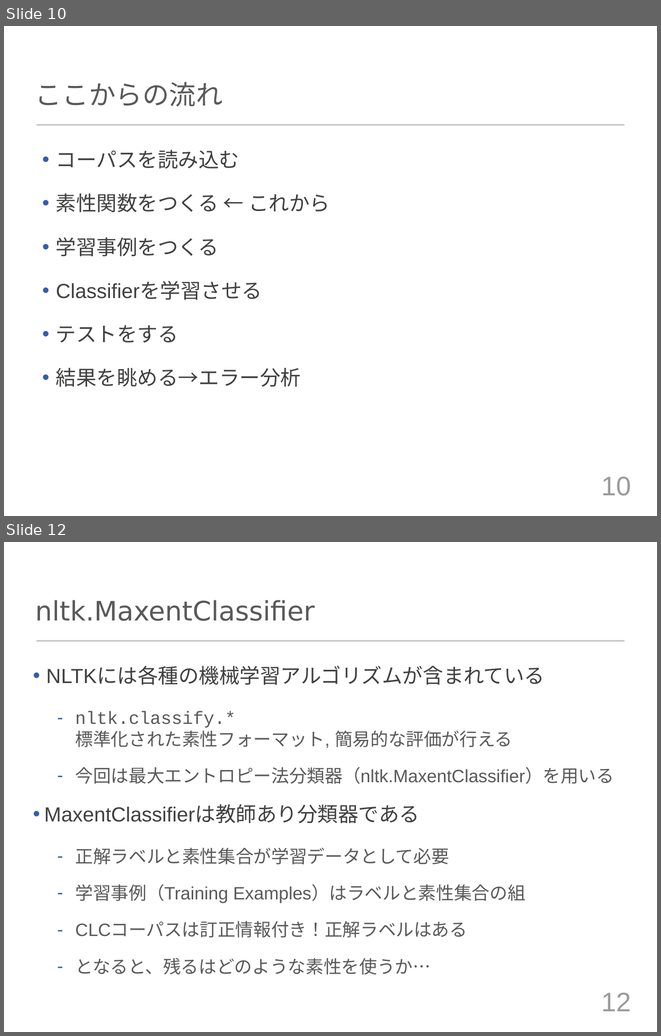
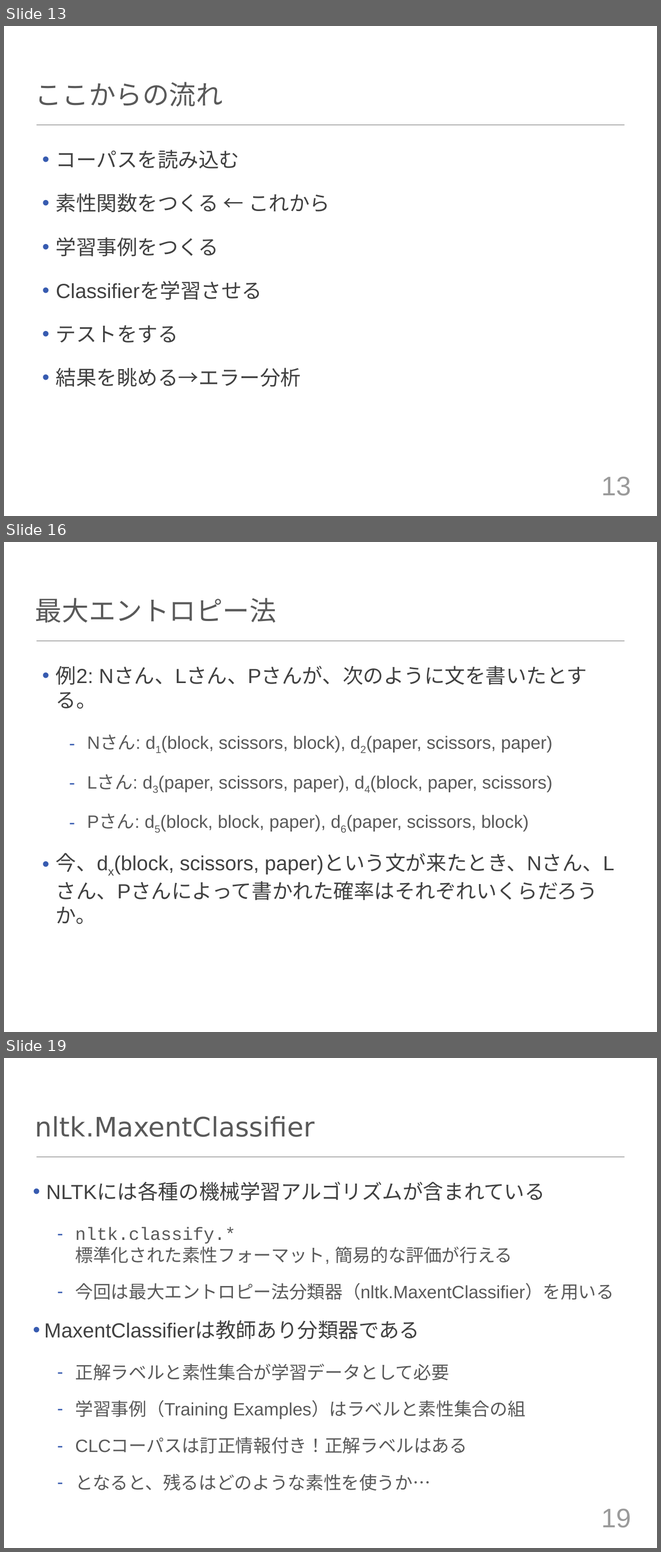
Before and after one commit to tuxedocat/ss2012, a slide deck: ss2012_slide.pptx. Shown one above the other, each under a label of ours: slides 10 and 12 before the commit, slides 13, 16 and 19 after it; the slides between them are not shown. The pictures are 661x1036 and 661x1552 pixels, drawn with LibreOffice and Linux fonts; fonts in the diff are those of the drawing. Boxes give left, top, right and bottom in pixels: in the first picture for what was removed or moved away, otherwise in the second. Text is boxed around its words. In the diff, an @@ line names an element or a change of style, - is before the commit and + after.

```diff
--- a/ss2012_slide.pptx
+++ b/ss2012_slide.pptx
@@ slide 16 added at bbox=[4, 542, 657, 1032], background #FFFFFF; not listed: 1 template element that a slide beside it also shows @@
@@ title added at bbox=[35, 598, 276, 623], 42 pt, text #595959 @@
+最大エントロピー法
@@ text added at bbox=[56, 666, 615, 924], 28 pt, text #595959 @@
+• 例2: Nさん、Lさん、Pさんが、次のように文を書いたとする。
+  – Nさん: d1(block, scissors, block), d2(paper, scissors, paper)
+  – Lさん: d3(paper, scissors, paper), d4(block, paper, scissors)
+  – Pさん: d5(block, block, paper), d6(paper, scissors, block)
+• 今、dx(block, scissors, paper)という文が来たとき、Nさん、Lさん、Pさんによって書かれた確率はそれぞれいくらだろうか。
@@ what was slide 10 is now slide 13 @@
@@ page number at bbox=[601, 476, 631, 496]: text changed @@
-10
+13
@@ what was slide 12 is now slide 19 @@
@@ page number at bbox=[601, 1508, 631, 1528]: text changed @@
-12
+19
```
Also in this commit, not shown: 4 slides changed, 7 other slides added, 1 slide removed.
